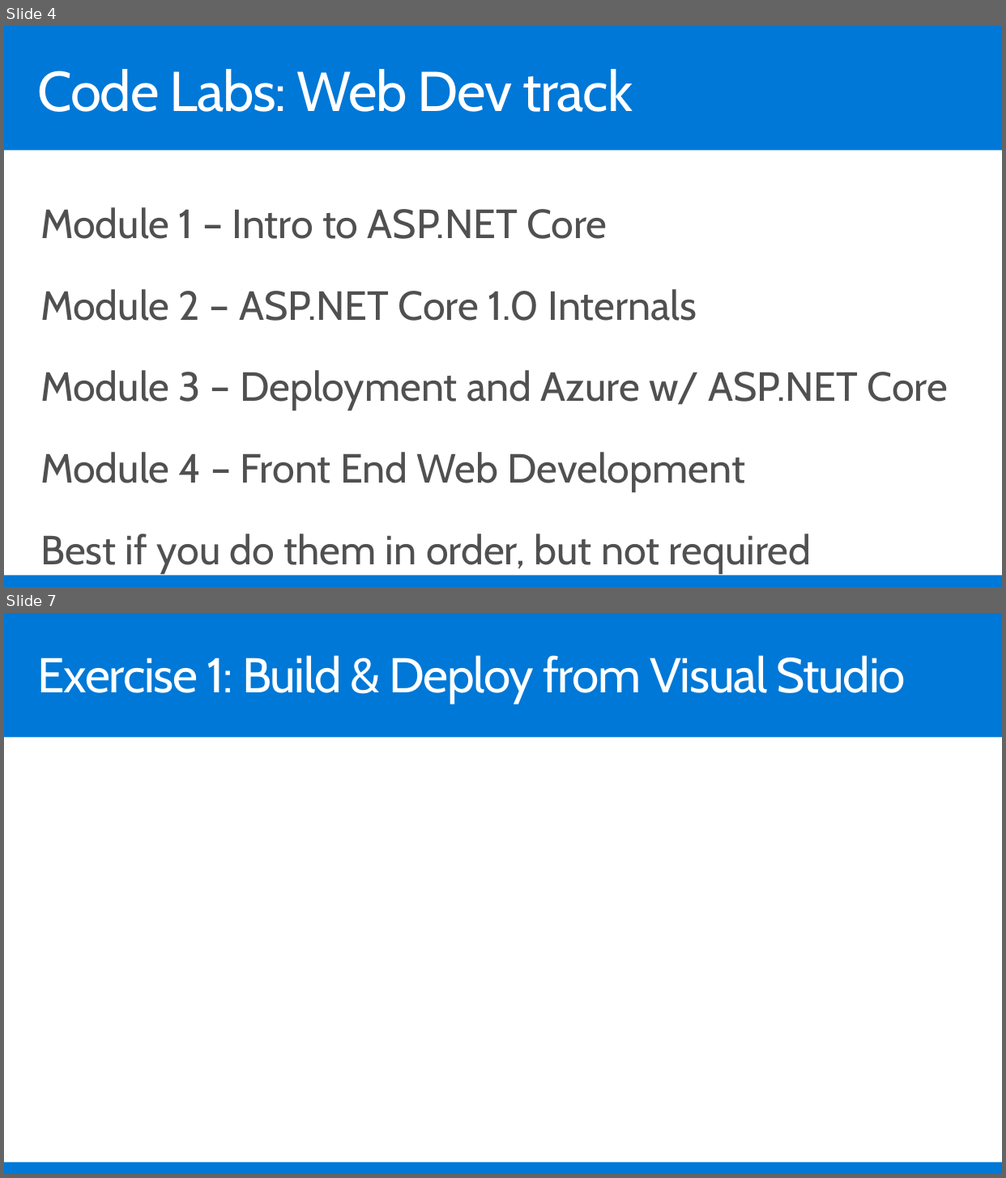
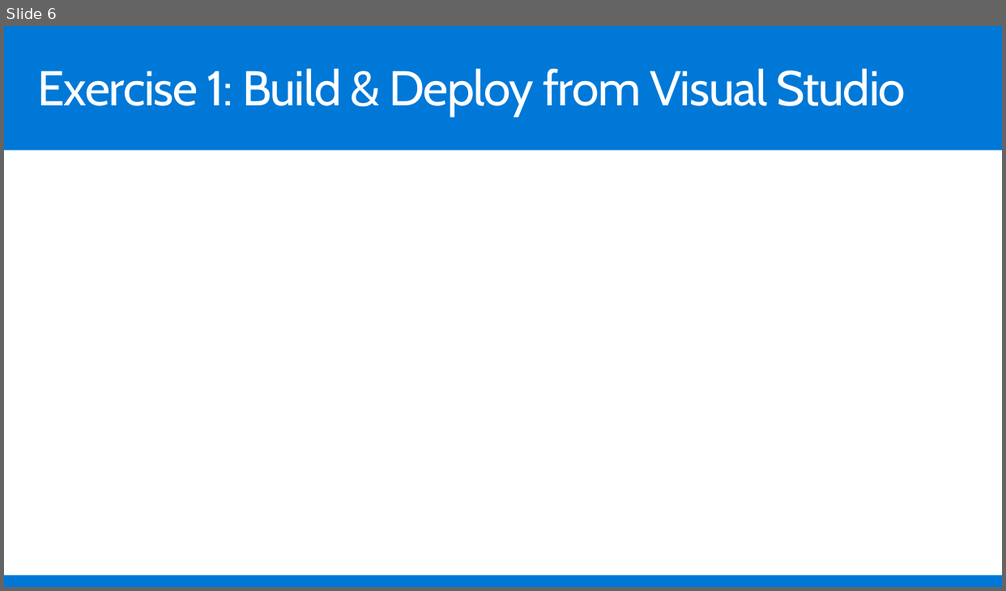
Before and after one commit to csharpfritz/Workshop-PublishAspNetCore, a slide deck: Slides/PublishAspNetCore.pptx. Shown one above the other, each under a label of ours: slides 4 and 7 before the commit, slide 6 after it; the slides between them are not shown. The pictures are 1006x1178 and 1006x591 pixels, drawn with LibreOffice and Linux fonts; fonts in the diff are those of the drawing; background and template pictures are left out. Boxes give left, top, right and bottom in pixels: in the first picture for what was removed or moved away, otherwise in the second. Text is boxed around its words. In the diff, an @@ line names an element or a change of style, - is before the commit and + after.

```diff
--- a/Slides/PublishAspNetCore.pptx
+++ b/Slides/PublishAspNetCore.pptx
@@ slide 4 removed at <box>4,26,1002,587</box>, background #0078D7 @@
@@ title removed at <box>38,69,633,112</box> @@
-Code Labs: Web Dev track
@@ rectangle removed at <box>4,150,1002,575</box> @@
@@ text removed at <box>40,207,948,573</box> @@
-Module 1 – Intro to ASP.NET Core
-Module 2 – ASP.NET Core 1.0 Internals
-Module 3 – Deployment and Azure w/ ASP.NET Core
-Module 4 – Front End Web Development
-Best if you do them in order, but not required
@@ what was slide 7 is now slide 6 @@
```
Also in this commit, not shown: 7 slides changed, 4 other slides removed, 7 other files.
